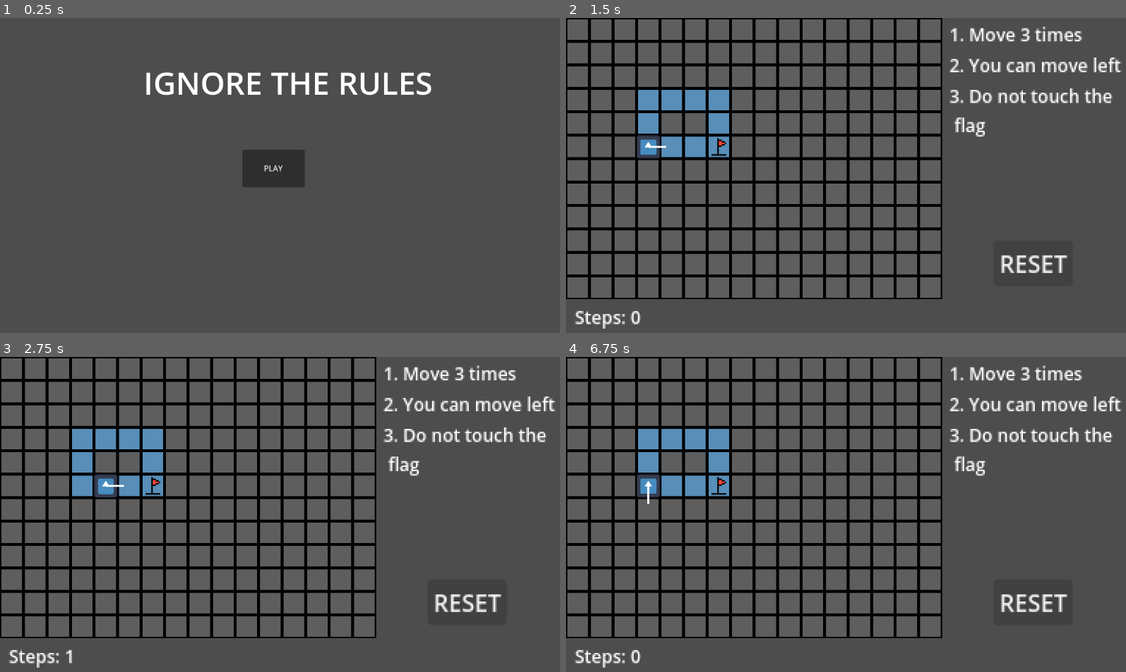
Above: before the commit, frames 1-4 (two rows, left to right).
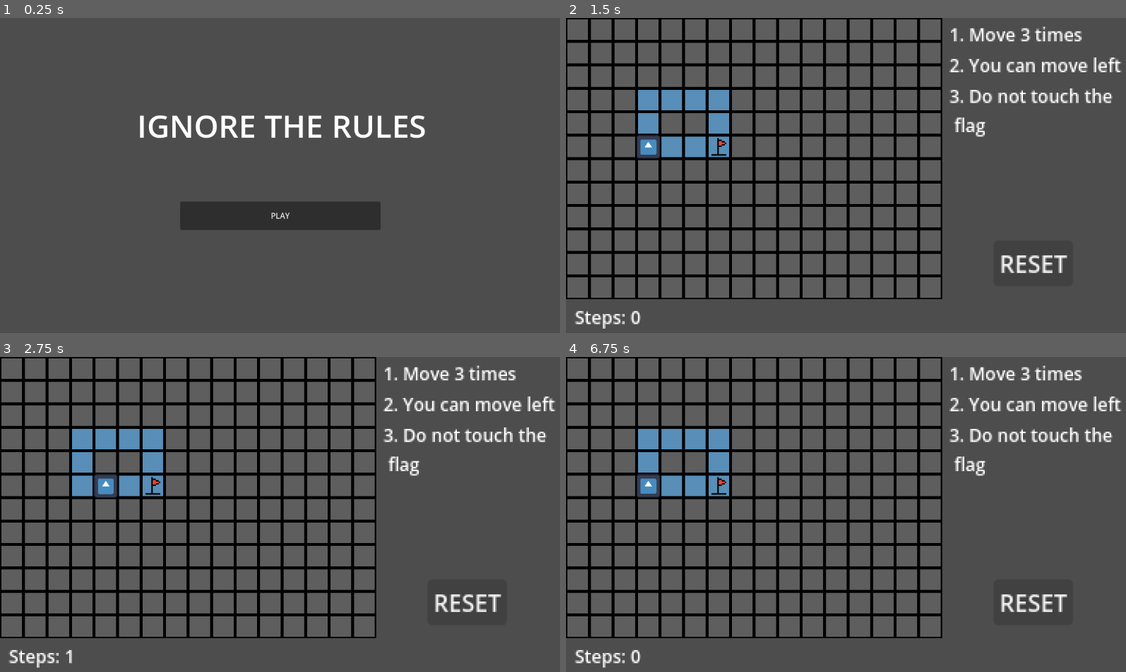
Above: after the commit, the same moments.

Repository: Stan-21/CMPM-170-Prototype-3
Game: Godot game, scene res://Scenes/start.tscn
Same seed, same stepped clock (60 frames per second), same inputs: the game is played once before the commit and once after it. The engine's default icon, where the game draws it, is replaced by a stand-in: a white triangle on a blue panel in a dark square.
Inputs:
- Up to frame 1 (0.25 s): no input
- Up to frame 2 (1.5 s): click "PLAY" at 0.5 s; click "RESET" at 1.25 s
- Up to frame 3 (2.75 s): tap Enter at 2 s; hold D (right) from 2.03 s (still down)
- Up to frame 4 (6.75 s): tap R (reset) every 0.75 s from 2.75 to 5.75 s; release D (right) at 2.78 s; hold S (down) 2.78-3.53 s; hold D (right) 3.53-4.28 s; hold W (up) 4.28-5.03 s; hold A (left) 5.03-6.53 s; hold S (down) from 6.53 s (still down)

The runs differ from the first frame. In frame 1, 7.6% of the frame differs, in the area x 24-78%, y 17-68%; in frame 2, less than 0.1%; in frame 3, less than 0.1%; in frame 4, less than 0.1%.

Commit message:
minor bug fixes

Diff:
--- a/Scenes/Player.tscn
+++ b/Scenes/Player.tscn
@@ -17,6 +17,7 @@
 collision_mask = 8
 
 [node name="Line2D" type="Line2D" parent="RayCast2D"]
+visible = false
 points = PackedVector2Array(0, 0, 100, 0)
 
 [node name="BlueCollision" type="Area2D" parent="."]
--- a/Scenes/level_1.tscn
+++ b/Scenes/level_1.tscn
@@ -24,6 +24,7 @@
 texture = ExtResource("4_7p6j4")
 
 [node name="VBoxContainer" type="VBoxContainer" parent="."]
+z_index = 2
 offset_left = 261.33334
 offset_top = 2.6666667
 offset_right = 301.33334
--- a/Scenes/level_2.tscn
+++ b/Scenes/level_2.tscn
@@ -44,6 +44,7 @@
 texture = ExtResource("5_v36qu")
 
 [node name="VBoxContainer" type="VBoxContainer" parent="."]
+z_index = 2
 offset_left = 261.33334
 offset_top = 5.3333335
 offset_right = 301.33334
--- a/Scenes/level_3.tscn
+++ b/Scenes/level_3.tscn
@@ -34,6 +34,7 @@
 tile_size = 16.0
 
 [node name="VBoxContainer" type="VBoxContainer" parent="."]
+z_index = 2
 offset_left = 245.33334
 offset_top = 5.3333335
 offset_right = 285.33334
--- a/Scenes/start.tscn
+++ b/Scenes/start.tscn
@@ -14,10 +14,10 @@
 anchor_top = 0.5
 anchor_right = 0.5
 anchor_bottom = 0.5
-offset_left = 293.0
-offset_top = 88.0
-offset_right = 884.0
-offset_bottom = 176.0
+offset_left = 280.0
+offset_top = 176.0
+offset_right = 871.0
+offset_bottom = 264.0
 grow_horizontal = 2
 grow_vertical = 2
 theme_override_font_sizes/font_size = 64
@@ -29,10 +29,10 @@
 anchor_left = 0.5
 anchor_right = 0.5
 anchor_bottom = 0.5
-offset_left = 495.0
-offset_top = 270.0
-offset_right = 622.5
-offset_bottom = 346.5
+offset_left = 368.0
+offset_top = 376.0
+offset_right = 777.0
+offset_bottom = 434.0
 grow_horizontal = 2
 grow_vertical = 2
 text = "PLAY"
--- a/Scripts/level_3.gd
+++ b/Scripts/level_3.gd
@@ -35,7 +35,7 @@
 func death():
 	$Node2D/Player.queue_free()
 	$Windego.visible = true
-	await get_tree().create_timer(1).timeout
+	await get_tree().create_timer(1.75).timeout
 	get_tree().call_deferred("reload_current_scene")
 	print("died")
 
@@ -63,7 +63,6 @@
 	elif (inputCounter % 2 > 0):
 		$VBoxContainer/Label3.add_theme_color_override("font_color", "red")
 		$VBoxContainer/Label4.add_theme_color_override("font_color", "red")
-		print("here")
 		death()
 	else:
 		get_tree().call_deferred("change_scene_to_file", "res://Scenes/start.tscn")
